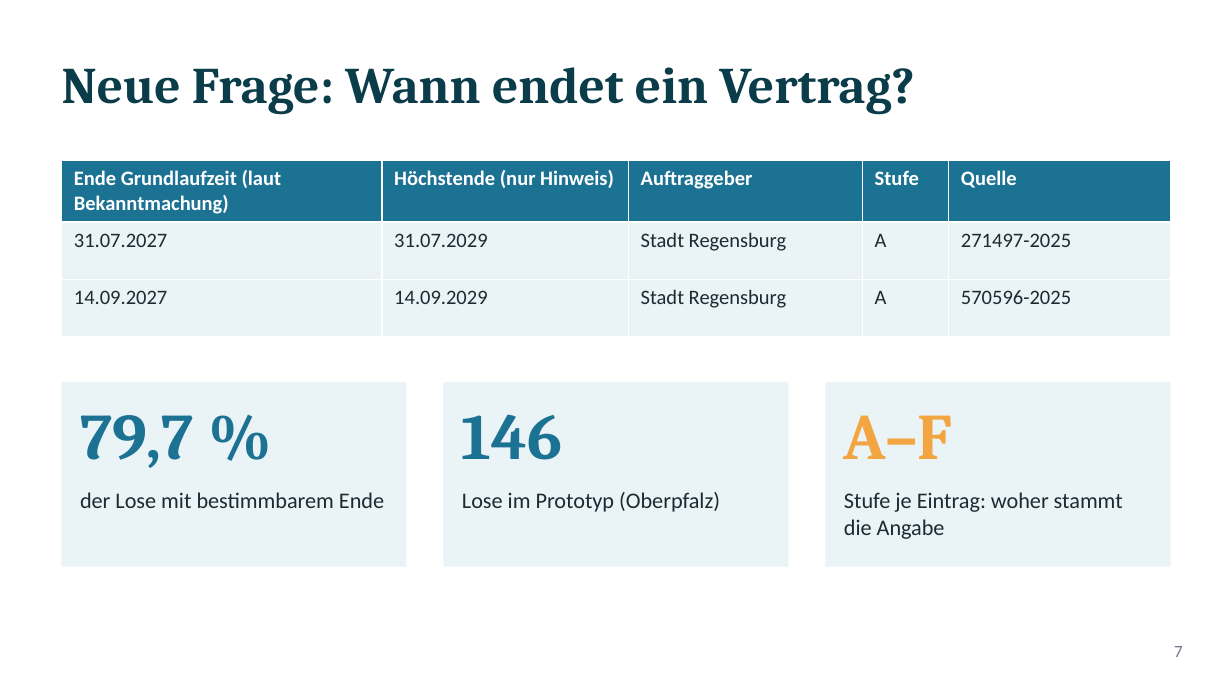
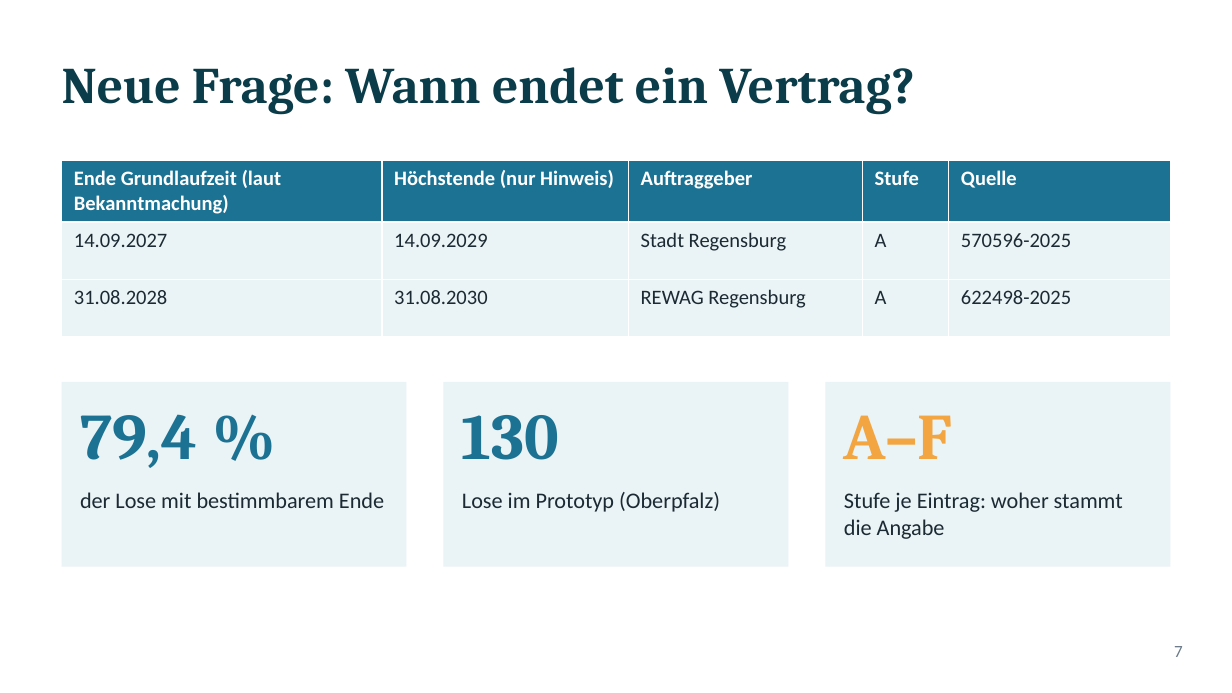
Before and after one commit to ludwigrichthammer9-web/vergabe_radar, a slide deck: slide 7 of docs/vortrag/vortrag_vergabe_radar.pptx. Drawn at 1232x693 pixels with LibreOffice and Linux fonts; fonts in the diff are those of the drawing. Boxes give left, top, right and bottom in pixels: in the first picture for what was removed or moved away, otherwise in the second. Text is boxed around its words. In the diff, an @@ line names an element or a change of style, - is before the commit and + after.

```diff
--- a/docs/vortrag/vortrag_vergabe_radar.pptx
+++ b/docs/vortrag/vortrag_vergabe_radar.pptx
@@ table at (62, 160, 1170, 333) @@
-row 2: 31.07.2027 | 31.07.2029 | Stadt Regensburg | A | 271497-2025
+row 3: 31.08.2028 | 31.08.2030 | REWAG Regensburg | A | 622498-2025
@@ text at (80, 414, 198, 468): text changed @@
-79,7 %
+79,4 %
@@ text at (462, 415, 560, 460): text changed @@
-146
+130
```
Also in this commit, not shown: 5 other slides changed, 14 other files.
